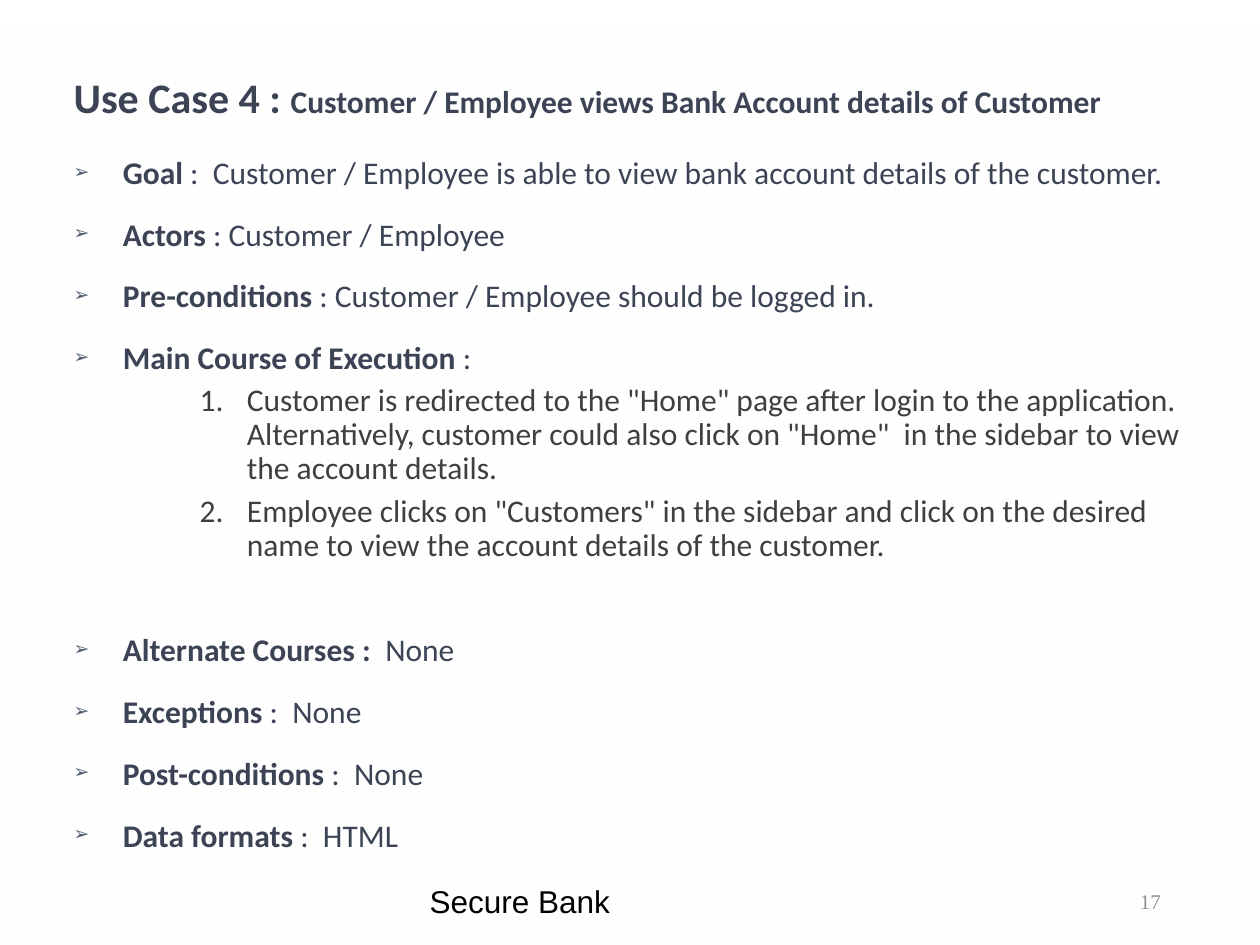
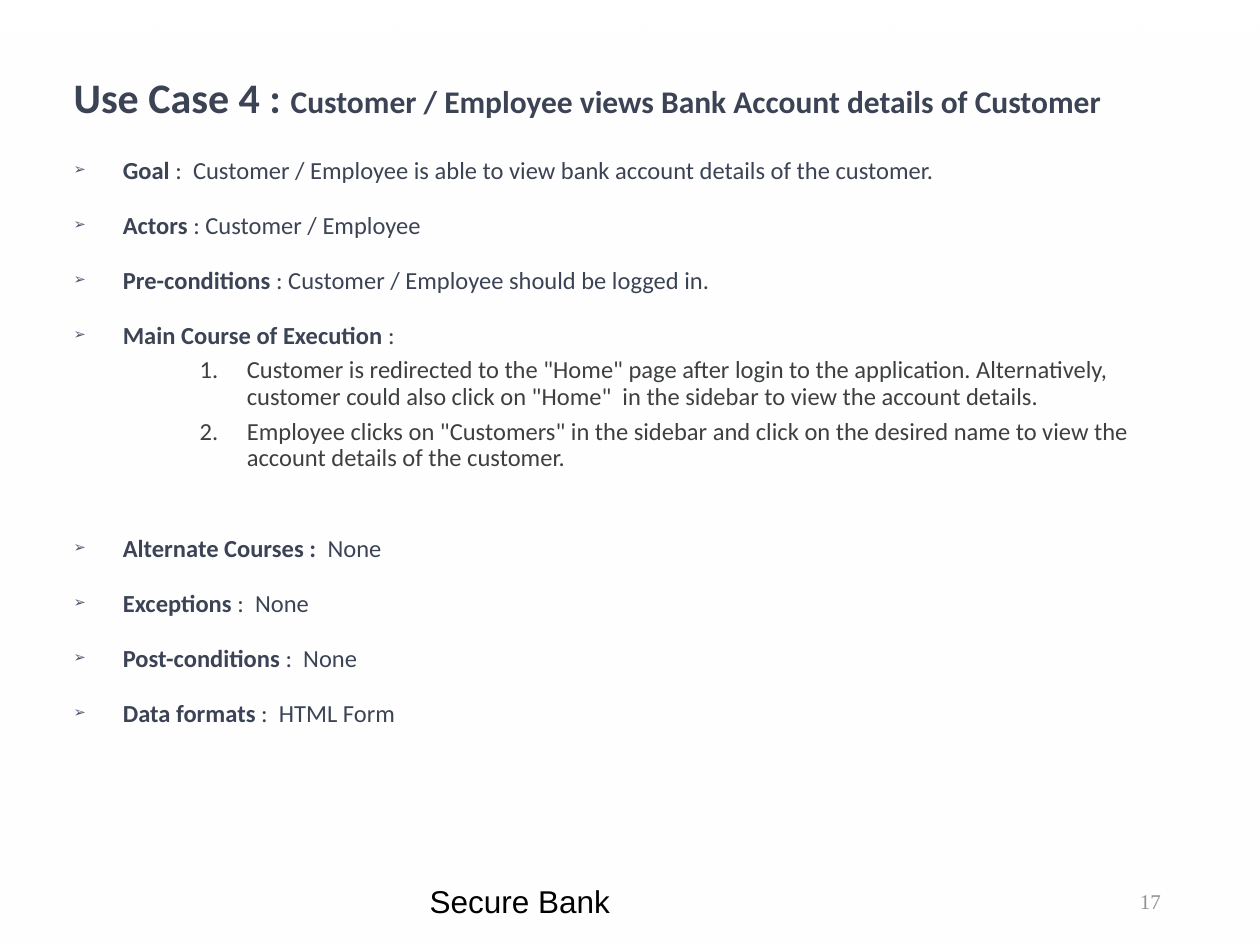
Before and after one commit to kwuerl/secure-coding-team-8, a slide deck: slide 17 of presentations/Phase3.ppt. Drawn at 1260x945 pixels with LibreOffice and Linux fonts; fonts in the diff are those of the drawing; background and template pictures are left out. Boxes give left, top, right and bottom in pixels: in the first picture for what was removed or moved away, otherwise in the second. Text is boxed around its words. In the diff, an @@ line names an element or a change of style, - is before the commit and + after.

```diff
--- a/presentations/Phase3.ppt
+++ b/presentations/Phase3.ppt
@@ text at bbox=[123, 162, 1127, 667]: size 18 to 14 pt @@
@@ text at bbox=[123, 705, 395, 722]: text changed; size 18 to 14 pt @@
-➢ Data formats : HTML
+➢ Data formats : HTML Form
```
Also in this commit, not shown: 10 other slides changed, 3 slides added.
